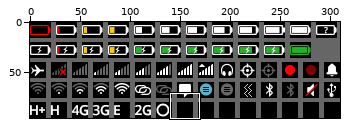
Two states of a sprite sheet, apps/system/style/statusbar/images/icons.png. The first picture is a wide view before the edit; the outline marks the close-up.
Close-up. Before:
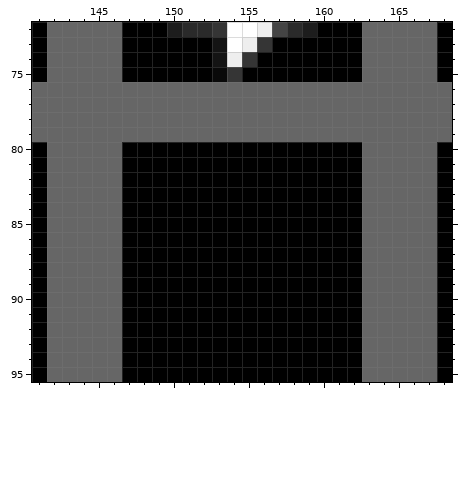
The file is 310x96 pixels. Colours within 5 levels of each other are drawn and written as one. Shown: x 141..168, y 72..95.
The same view after the edit:
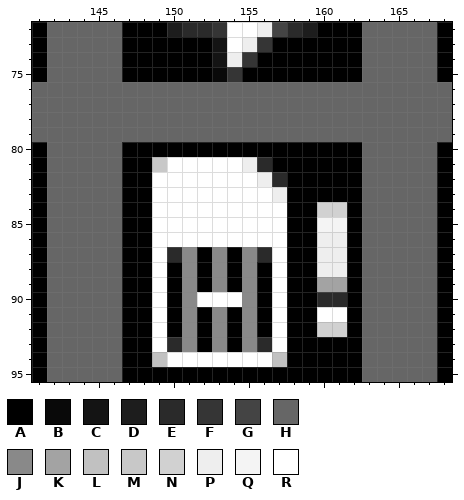
Palette (. is transparent): A #000000  B #090909  C #141414  D #1d1d1d  E #2a2a2a  F #353535  G #444444  H #666666  J #898989  K #a3a3a3  L #c1c1c1  M #c8c8c8  N #d1d1d1  P #eeeeee  Q #f4f4f4  R #ffffff
The edit:
Colour A gives way to colour E in row 81 at x 156; in row 82 at x 157; in row 87 at x 150 and 156; in row 90 at x 160 to 161; in row 93 at x 150 and 156.
Colour A gives way to colour J in rows 87 to 89 at x 151, 153 and 155; in row 90 at x 151 and 155; in rows 91 to 93 at x 151, 153 and 155.
Colour A gives way to colour K in row 89 at x 160 to 161.
Colour A gives way to colour L in row 94 at x 149 and 157.
Colour A gives way to colour M in row 81 at x 149.
Colour A gives way to colour N in row 84 at x 160 to 161; in row 92 at x 160 to 161.
Colour A gives way to colour P in row 81 at x 155; in row 82 at x 156; in row 83 at x 157; in rows 86 to 88 at x 160 to 161.
Colour A gives way to colour Q in row 85 at x 160 to 161.
Colour A gives way to colour R in row 81 at x 150 to 154; in row 82 at x 149 to 155; in row 83 at x 149 to 156; in rows 84 to 86 at x 149 to 157; in rows 87 to 89 at x 149 and 157; in row 90 at x 149, 152 to 154 and 157.
Colour A gives way to colour R in row 91 at x 149, 157 and 160 to 161; in rows 92 to 93 at x 149 and 157; in row 94 at x 150 to 156.
Changed places in both close-ups, as pixel boxes (x1, y1, x2, y2):
changed: (152, 157, 347, 367)
